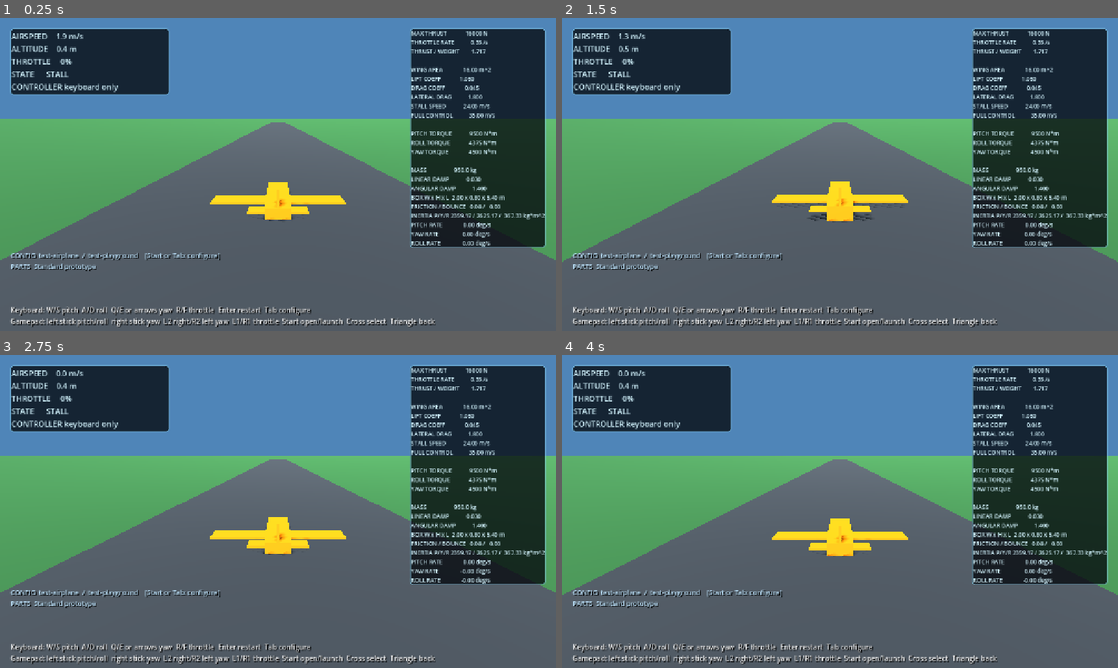
Above: before the commit, frames 1-4 (two rows, left to right).
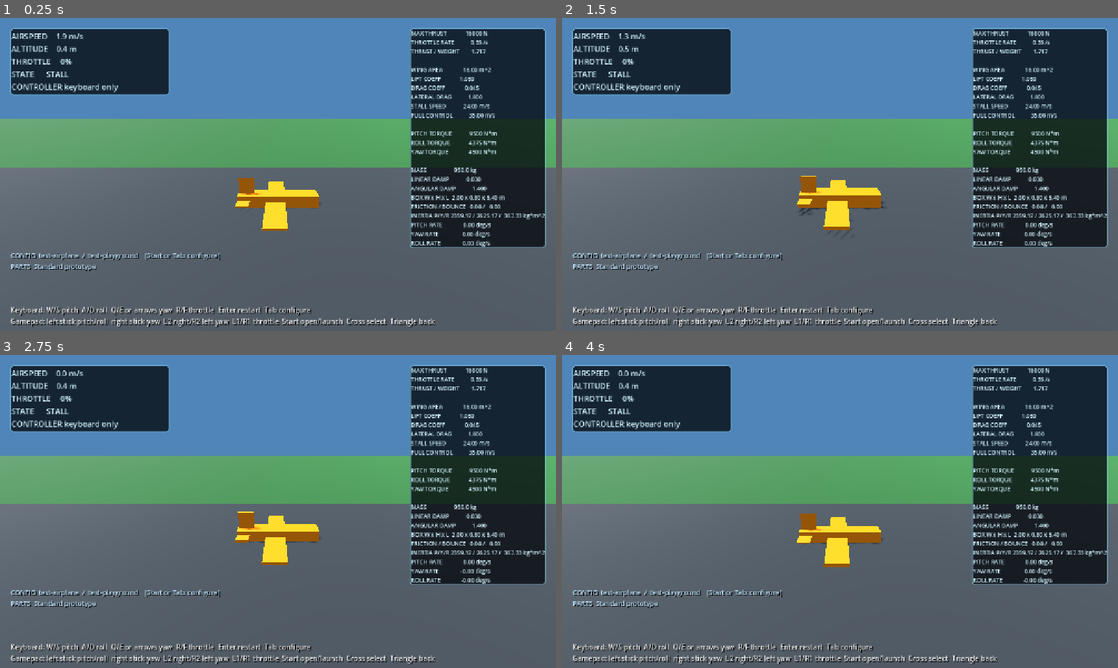
Above: after the commit, the same moments.

Repository: imanoliri/open-odyssey
Game: Godot game, scene res://scenes/main.tscn
The game is run twice, just before and just after one commit, with the same random seed, the same clock (stepped at 60 frames per second) and the same inputs.
Inputs (mouse positions are in pixels of both pictures, inside the frame that each line leads up to):
- Up to frame 1 (0.25 s): no input
- Up to frame 2 (1.5 s): tap Enter (restart) at 0.5 s; move the mouse to (962, 158) at 0.52 s; hold D (roll_right) 0.53-1.25 s; tap Tab at 0.6 s; click (962, 158) at 0.67 s; click "Play / Restart" at 1.25 s
- Up to frame 3 (2.75 s): drag from (166, 527) to (250, 574) at 2.02 s
- Up to frame 4 (4 s): move the mouse to (895, 442) at 2.77 s; hold D (roll_right) 2.78-3.5 s; tap Tab at 2.85 s; click "Play / Restart" at 3.5 s

The runs differ from the first frame. In frame 1, 9.7% of the frame differs, in the area x 0-100%, y 33-78%; in frame 2, 9.9%; in frame 3, 9.4%; in frame 4, 9.5%.

Commit message:
Rotate default camera view left

Diff:
--- a/game/scripts/camera_rig.gd
+++ b/game/scripts/camera_rig.gd
@@ -1,8 +1,8 @@
 extends Node3D
 
 @export var target_path: NodePath
-@export var fixed_world_offset := Vector3(0.0, 5.0, 14.0)
-@export var fixed_rotation_degrees := Vector3(-14.0, 0.0, 0.0)
+@export var fixed_world_offset := Vector3(14.0, 5.0, 0.0)
+@export var fixed_rotation_degrees := Vector3(-14.0, 90.0, 0.0)
 @export var position_smoothing := 4.0
 
 var target: Node3D
--- a/game/tests/smoke_test.gd
+++ b/game/tests/smoke_test.gd
@@ -259,6 +259,16 @@
 		push_error("Smoke test could not find CameraRig.")
 		quit(1)
 		return
+	var camera_offset: Vector3 = camera_rig.get("fixed_world_offset")
+	var camera_rotation: Vector3 = camera_rig.get("fixed_rotation_degrees")
+	if not camera_offset.is_equal_approx(Vector3(14.0, 5.0, 0.0)):
+		push_error("Default camera is not positioned for the left-facing view.")
+		quit(1)
+		return
+	if not camera_rotation.is_equal_approx(Vector3(-14.0, 90.0, 0.0)):
+		push_error("Default camera is not rotated 90 degrees left.")
+		quit(1)
+		return
 
 	var starting_position := aircraft.global_position
 	var camera_starting_position := camera_rig.global_position
